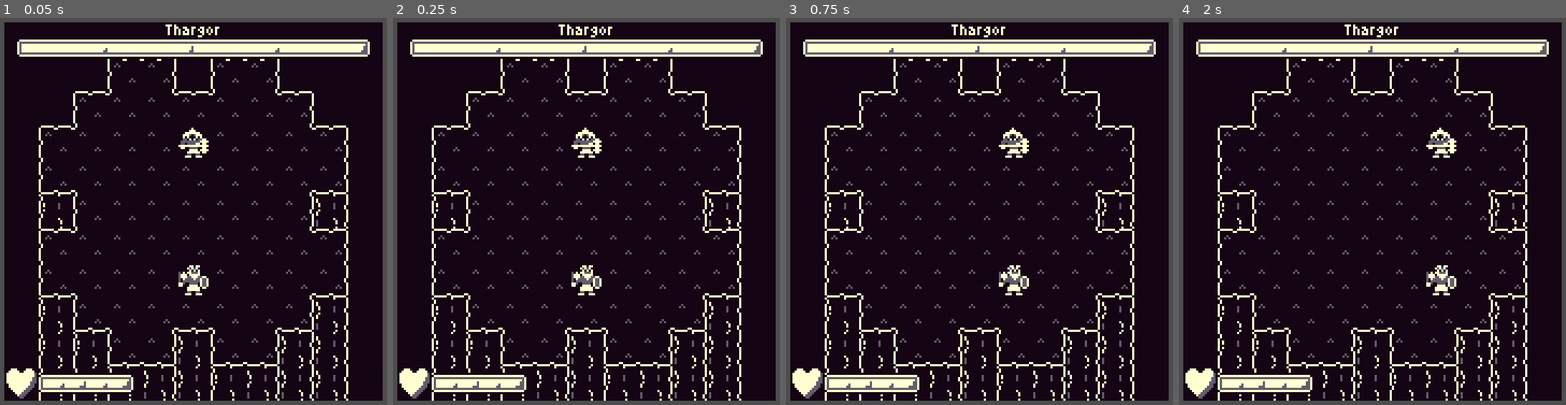
Above: before the commit, frames 1-4 (left to right).
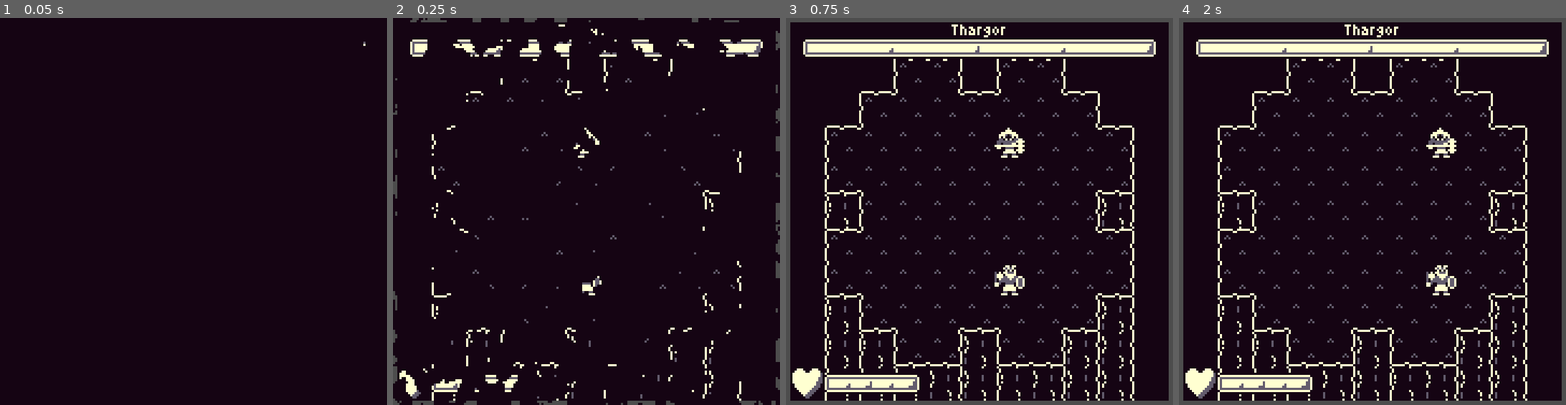
Above: after the commit, the same moments.

Repository: AaronWizard/BarbarianFight
Game: Godot game, scene res://src/main.tscn
Two runs of this game, one before a commit and one after it. Both use one fixed random seed, a clock stepped at 60 frames per second and the inputs below.
Inputs:
- Up to frame 1 (0.05 s): no input
- Up to frame 2 (0.25 s): no input
- Up to frame 3 (0.75 s): hold D (step_east) from 0.53 s (still down); tap Space (wait) at 0.6 s
- Up to frame 4 (2 s): tap Enter at 1.25 s; release D (step_east) at 1.28 s; hold S (step_south) from 1.28 s (still down); tap Space (wait) at 1.35 s

The runs differ from the first frame. In frame 1, 15% of the frame differs, in the area x 0-100%, y 0-100%; in frame 2, 11%; in frame 3, 0.6%; in frame 4, nothing differs.

Commit message:
Screen fade

Diff:
--- a/src/core/actor/actor_sprite.tscn
+++ b/src/core/actor/actor_sprite.tscn
@@ -1,22 +1,15 @@
-[gd_scene load_steps=14 format=3 uid="uid://c5r8su0ki15l8"]
+[gd_scene load_steps=13 format=3 uid="uid://c5r8su0ki15l8"]
 
 [ext_resource type="Script" path="res://src/core/actor/actor_sprite.gd" id="1_yow33"]
 [ext_resource type="Shader" path="res://src/core/shaders/dissolve.gdshader" id="2_alv3n"]
 [ext_resource type="Texture2D" uid="uid://cmfwm1033edy1" path="res://assets/graphics/actors/villain.png" id="2_m070q"]
-
-[sub_resource type="FastNoiseLite" id="FastNoiseLite_m88mv"]
-
-[sub_resource type="NoiseTexture2D" id="NoiseTexture2D_drdcq"]
-width = 256
-height = 256
-generate_mipmaps = false
-noise = SubResource("FastNoiseLite_m88mv")
+[ext_resource type="Texture2D" uid="uid://bujbfg8mbqnqm" path="res://src/core/shaders/dissolve_texture.tres" id="3_8f10h"]
 
 [sub_resource type="ShaderMaterial" id="ShaderMaterial_c4ock"]
 resource_local_to_scene = true
 shader = ExtResource("2_alv3n")
 shader_parameter/dissolve_value = 0.0
-shader_parameter/dissolve_texture = SubResource("NoiseTexture2D_drdcq")
+shader_parameter/dissolve_texture = ExtResource("3_8f10h")
 
 [sub_resource type="Animation" id="Animation_8tqa5"]
 length = 0.001
--- a/src/core/game/game.gd
+++ b/src/core/game/game.gd
@@ -16,6 +16,8 @@
 @onready var _game_gui := $GameGUI as GameGUI
 @onready var _player_input := $PlayerInput as PlayerInput
 
+@onready var _screen_fade := $ScreenFade as ScreenFade
+
 
 func _ready() -> void:
 	_player_input.enabled = false
@@ -23,6 +25,7 @@
 	_init_player()
 	_load_initial_map()
 
+	await _screen_fade.fade_in()
 	_turn_clock.run()
 
 
--- a/src/core/game/game.tscn
+++ b/src/core/game/game.tscn
@@ -8,6 +8,7 @@
 [ext_resource type="Script" path="res://src/core/ui/player_input.gd" id="5_uekvx"]
 [ext_resource type="Script" path="res://src/core/game/boss_tracker.gd" id="6_gmxci"]
 [ext_resource type="PackedScene" uid="uid://bmtw6f2mimcy3" path="res://src/core/ui/game_gui.tscn" id="6_w1kkj"]
+[ext_resource type="PackedScene" uid="uid://dkntd5g7ap0xd" path="res://src/core/ui/screen_fade.tscn" id="9_gd7wy"]
 
 [node name="Game" type="Node"]
 script = ExtResource("1_soc31")
@@ -29,6 +30,8 @@
 [node name="PlayerInput" type="Node" parent="."]
 script = ExtResource("5_uekvx")
 
+[node name="ScreenFade" parent="." instance=ExtResource("9_gd7wy")]
+
 [connection signal="boss_tracked" from="BossTracker" to="." method="_on_boss_tracker_boss_tracked"]
 [connection signal="boss_untracked" from="BossTracker" to="." method="_on_boss_tracker_boss_untracked"]
 [connection signal="action_chosen" from="PlayerInput" to="." method="_on_player_input_action_chosen"]
--- /dev/null
+++ b/src/core/shaders/dissolve_texture.tres
@@ -0,0 +1,10 @@
+[gd_resource type="NoiseTexture2D" load_steps=2 format=3 uid="uid://bujbfg8mbqnqm"]
+
+[sub_resource type="FastNoiseLite" id="FastNoiseLite_kbv84"]
+frequency = 0.05
+
+[resource]
+width = 256
+height = 256
+generate_mipmaps = false
+noise = SubResource("FastNoiseLite_kbv84")
--- /dev/null
+++ b/src/core/ui/screen_fade.gd
@@ -0,0 +1,39 @@
+@tool
+class_name ScreenFade
+extends CanvasLayer
+
+const _ANIM_FADE_IN := "fade_in"
+const _ANIM_FADE_OUT := "fade_out"
+
+const _SHADER_DISSOLVE_PARAM := "dissolve_value"
+
+
+@export var faded_in := false:
+	set(value):
+		faded_in = value
+
+		var dissolve_value := 0.0
+		if faded_in:
+			dissolve_value = 1.0
+
+		var shader_material := _color_rect.material as ShaderMaterial
+		shader_material.set_shader_parameter(
+				_SHADER_DISSOLVE_PARAM, dissolve_value)
+
+
+@onready var _color_rect := $ColorRect as ColorRect
+@onready var _animation_player := $AnimationPlayer as AnimationPlayer
+
+
+func fade_in() -> void:
+	faded_in = false
+	_animation_player.play(_ANIM_FADE_IN)
+	await _animation_player.animation_finished
+	faded_in = true
+
+
+func fade_out() -> void:
+	faded_in = true
+	_animation_player.play(_ANIM_FADE_OUT)
+	await _animation_player.animation_finished
+	faded_in = false
--- /dev/null
+++ b/src/core/ui/screen_fade.tscn
@@ -0,0 +1,82 @@
+[gd_scene load_steps=9 format=3 uid="uid://dkntd5g7ap0xd"]
+
+[ext_resource type="Shader" path="res://src/core/shaders/dissolve.gdshader" id="1_1huhd"]
+[ext_resource type="Texture2D" uid="uid://bujbfg8mbqnqm" path="res://src/core/shaders/dissolve_texture.tres" id="2_pu41m"]
+[ext_resource type="Script" path="res://src/core/ui/screen_fade.gd" id="3_kp4eb"]
+
+[sub_resource type="ShaderMaterial" id="ShaderMaterial_pqqry"]
+shader = ExtResource("1_1huhd")
+shader_parameter/dissolve_value = 0.0
+shader_parameter/dissolve_texture = ExtResource("2_pu41m")
+
+[sub_resource type="Animation" id="Animation_s7eui"]
+length = 0.001
+tracks/0/type = "value"
+tracks/0/imported = false
+tracks/0/enabled = true
+tracks/0/path = NodePath(".:material:shader_parameter/dissolve_value")
+tracks/0/interp = 1
+tracks/0/loop_wrap = true
+tracks/0/keys = {
+"times": PackedFloat32Array(0),
+"transitions": PackedFloat32Array(1),
+"update": 0,
+"values": [0.0]
+}
+
+[sub_resource type="Animation" id="Animation_yu4xd"]
+resource_name = "fade_in"
+length = 0.6
+tracks/0/type = "value"
+tracks/0/imported = false
+tracks/0/enabled = true
+tracks/0/path = NodePath(".:material:shader_parameter/dissolve_value")
+tracks/0/interp = 1
+tracks/0/loop_wrap = true
+tracks/0/keys = {
+"times": PackedFloat32Array(0, 0.6),
+"transitions": PackedFloat32Array(1, 1),
+"update": 0,
+"values": [0.0, 1.0]
+}
+
+[sub_resource type="Animation" id="Animation_fjc3h"]
+resource_name = "fade_out"
+length = 0.6
+tracks/0/type = "value"
+tracks/0/imported = false
+tracks/0/enabled = true
+tracks/0/path = NodePath(".:material:shader_parameter/dissolve_value")
+tracks/0/interp = 1
+tracks/0/loop_wrap = true
+tracks/0/keys = {
+"times": PackedFloat32Array(0, 0.6),
+"transitions": PackedFloat32Array(1, 1),
+"update": 0,
+"values": [1.0, 0.0]
+}
+
+[sub_resource type="AnimationLibrary" id="AnimationLibrary_ddrf7"]
+_data = {
+"RESET": SubResource("Animation_s7eui"),
+"fade_in": SubResource("Animation_yu4xd"),
+"fade_out": SubResource("Animation_fjc3h")
+}
+
+[node name="ScreenFade" type="CanvasLayer"]
+script = ExtResource("3_kp4eb")
+
+[node name="ColorRect" type="ColorRect" parent="."]
+material = SubResource("ShaderMaterial_pqqry")
+anchors_preset = 15
+anchor_right = 1.0
+anchor_bottom = 1.0
+grow_horizontal = 2
+grow_vertical = 2
+color = Color(0.0823529, 0.0156863, 0.0745098, 1)
+
+[node name="AnimationPlayer" type="AnimationPlayer" parent="."]
+root_node = NodePath("../ColorRect")
+libraries = {
+"": SubResource("AnimationLibrary_ddrf7")
+}
Not shown: 1 places in src/core/game/game.tscn that only renumber resources
